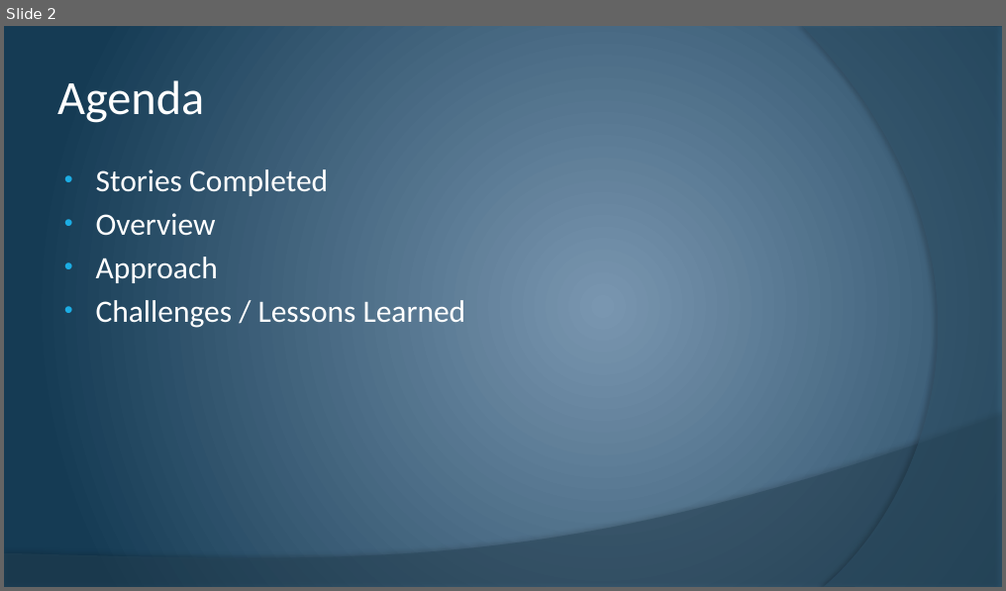
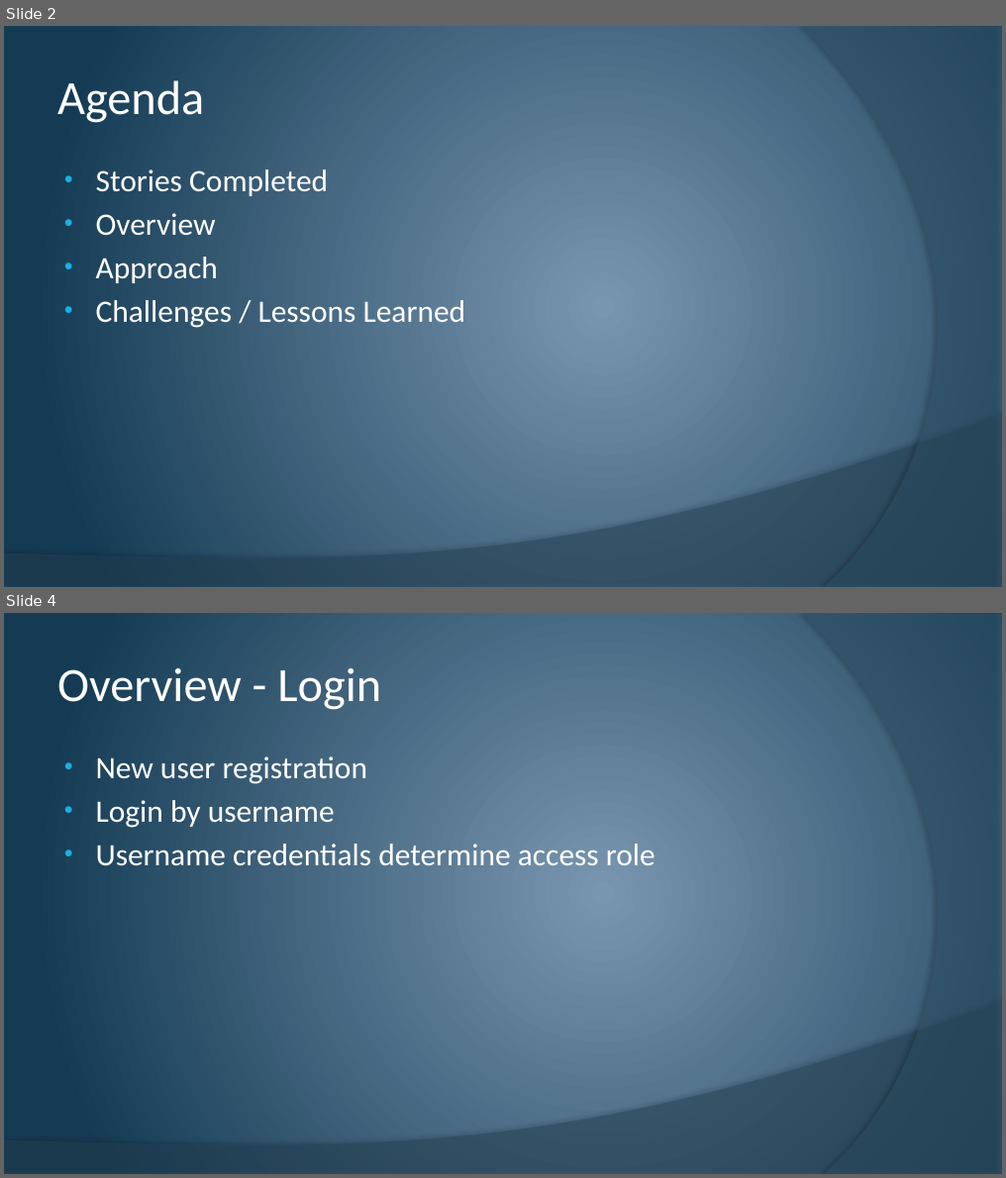
Before and after one commit to cstultz/cis234, a slide deck: assigns/assign10/t1-a10.pptx. Shown one above the other, each under a label of ours: slide 2 before the commit, slides 2 and 4 after it; the slides between them are not shown. The pictures are 1006x591 and 1006x1178 pixels, drawn with LibreOffice and Linux fonts; fonts in the diff are those of the drawing. Boxes give left, top, right and bottom in pixels: in the first picture for what was removed or moved away, otherwise in the second. Text is boxed around its words. In the diff, an @@ line names an element or a change of style, - is before the commit and + after.

```diff
--- a/assigns/assign10/t1-a10.pptx
+++ b/assigns/assign10/t1-a10.pptx
@@ slide 4 added at bbox=[4, 613, 1002, 1174], background gradient #7A96B0 to #153C55; not listed: 2 template elements that a slide beside it also shows @@
@@ title added at bbox=[57, 668, 381, 710], 46 pt, text #FFFFFF @@
+Overview - Login
@@ text added at bbox=[96, 757, 655, 866], 30 pt, text #FFFFFF @@
+• New user registration
+• Login by username
+• Username credentials determine access role
```
Also in this commit, not shown: 4 slides changed, 6 other slides added, 2 slides removed, 2 other files.
